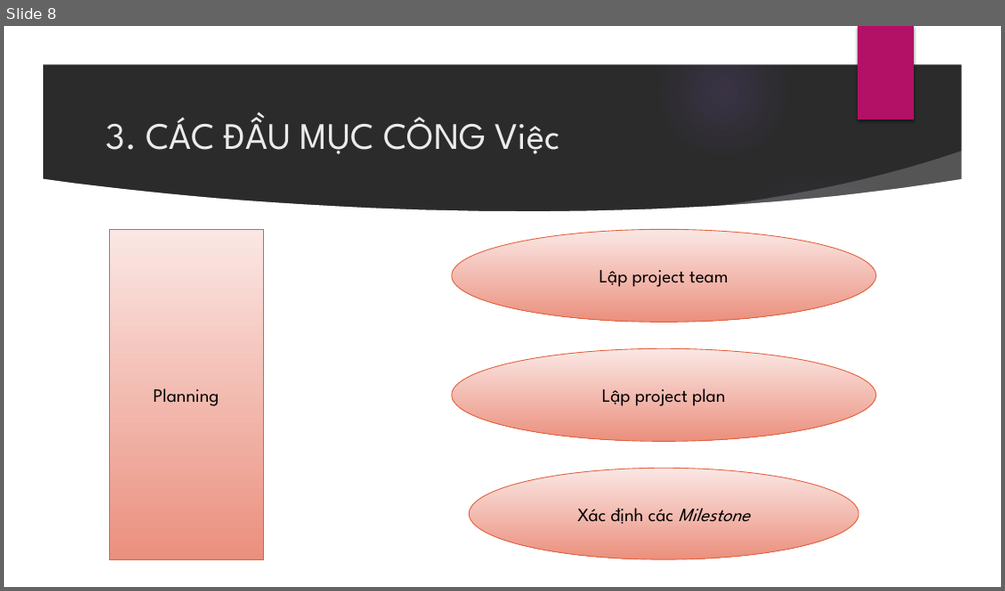
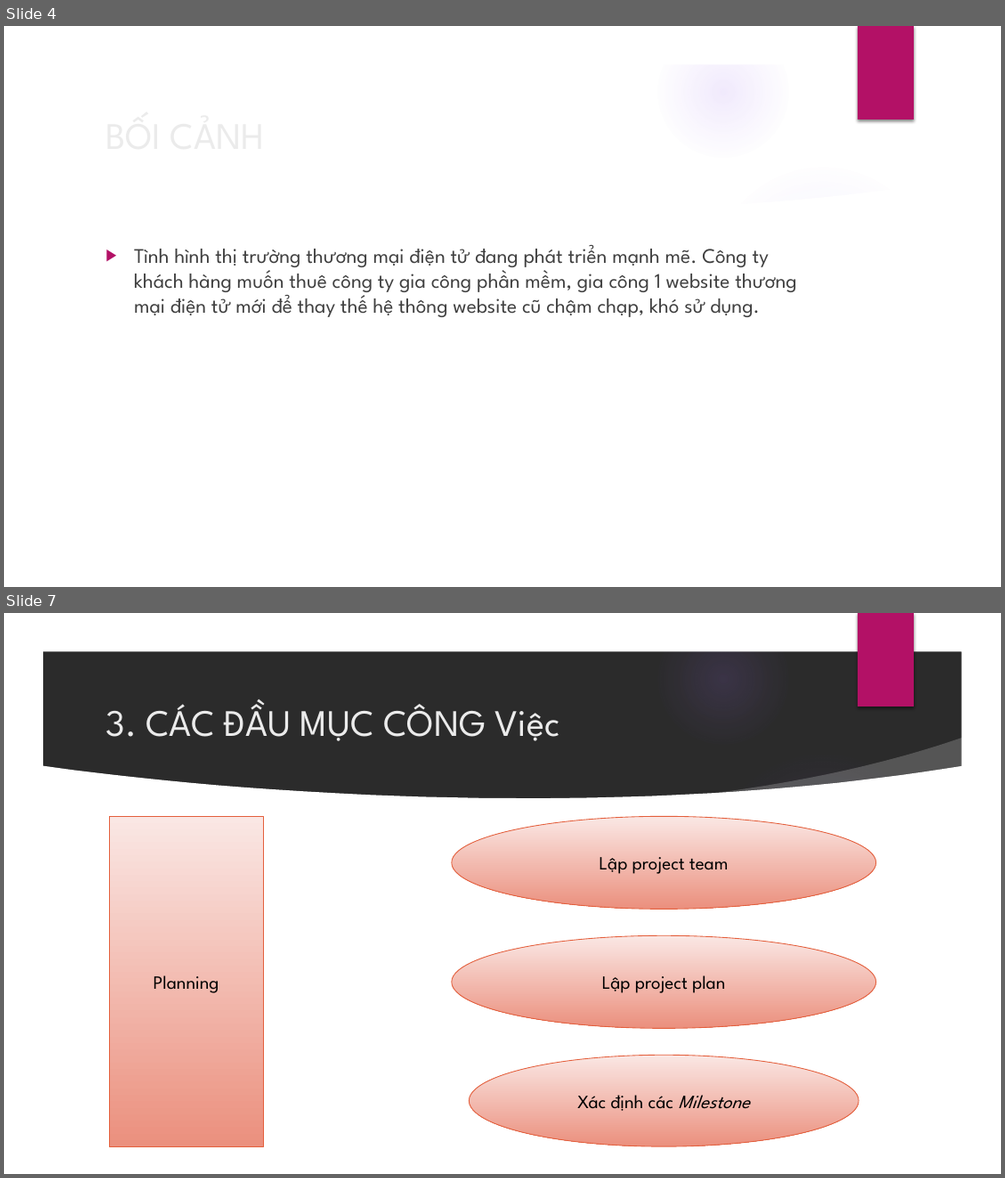
Before and after one commit to sondc/SWM_Project, a slide deck: Document/Slide_Project.pptx. Shown one above the other, each under a label of ours: slide 8 before the commit, slides 4 and 7 after it; the slides between them are not shown. The pictures are 1005x591 and 1005x1178 pixels, drawn with LibreOffice and Linux fonts; fonts in the diff are those of the drawing; background and template pictures are left out; a plain dark background stands for a picture behind light text. Boxes give left, top, right and bottom in pixels: in the first picture for what was removed or moved away, otherwise in the second. Text is boxed around its words. In the diff, an @@ line names an element or a change of style, - is before the commit and + after.

```diff
--- a/Document/Slide_Project.pptx
+++ b/Document/Slide_Project.pptx
@@ slide 4 added at [4, 26, 1001, 587], background picture (left out); not listed: 9 template elements that a slide beside it also shows @@
@@ title added at [98, 105, 815, 163], 36 pt, text #EBEBEB @@
+BỐI CẢNH
@@ text added at [134, 245, 796, 317], 20 pt, text #404040 @@
+▶ Tình hình thị trường thương mại điện tử đang phát triển mạnh mẽ. Công ty khách hàng muốn thuê công ty gia công phần mềm, gia công 1 website thương mại điện tử mới để thay thế hệ thông website cũ chậm chạp, khó sử dụng.
@@ what was slide 8 is now slide 7 @@
```
Also in this commit, not shown: 4 slides changed, 2 slides removed.
